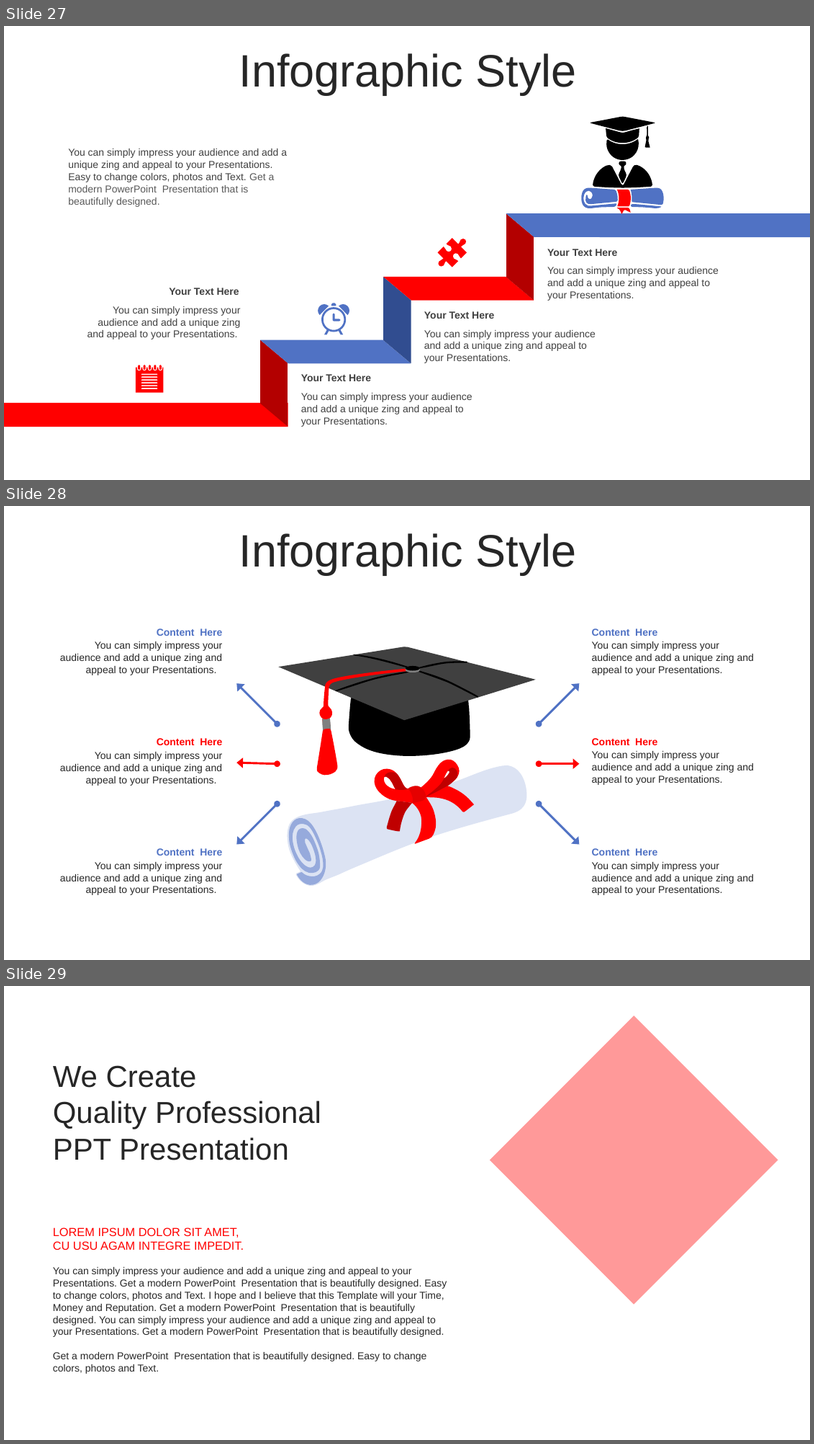
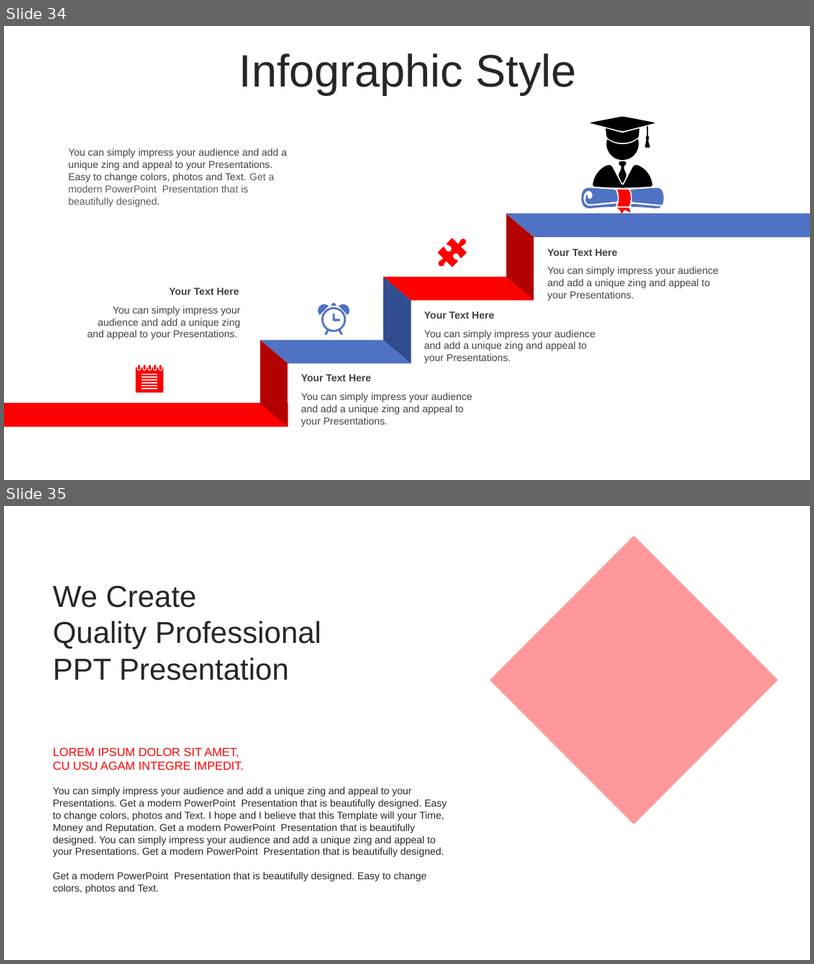
Before and after one commit to WatcharapolxFa/SolveProblemsIn-C-Language, a slide deck: LearnC/C.pptx. Shown one above the other, each under a label of ours: slides 27, 28 and 29 before the commit, slides 34 and 35 after it. The pictures are 814x1444 and 814x964 pixels, drawn with LibreOffice and Linux fonts; fonts in the diff are those of the drawing. Boxes give left, top, right and bottom in pixels: in the first picture for what was removed or moved away, otherwise in the second. Text is boxed around its words. In the diff, an @@ line names an element or a change of style, - is before the commit and + after.

```diff
--- a/LearnC/C.pptx
+++ b/LearnC/C.pptx
@@ slide 28 removed at [4, 506, 810, 960], background #FFFFFF @@
@@ text removed at [239, 533, 577, 575] @@
-Infographic Style
@@ text removed at [157, 628, 222, 636] @@
-Content Here
@@ text removed at [592, 628, 658, 636] @@
-Content Here
@@ text removed at [60, 641, 222, 675] @@
-You can simply impress your audience and add a unique zing and appeal to your Presentations.
@@ text removed at [592, 641, 754, 675] @@
-You can simply impress your audience and add a unique zing and appeal to your Presentations.
@@ group removed at [278, 646, 536, 775]: 10 freeform shapes @@
@@ double arrow removed from (278, 723) to (237, 683) @@
@@ double arrow removed from (540, 723) to (580, 683) @@
@@ text removed at [157, 738, 222, 745] @@
-Content Here
@@ text removed at [592, 738, 658, 745] @@
-Content Here
@@ text removed at [60, 752, 222, 785] @@
-You can simply impress your audience and add a unique zing and appeal to your Presentations.
@@ double arrow removed from (278, 764) to (237, 762) @@
@@ double arrow removed from (540, 764) to (580, 764) @@
@@ text removed at [592, 751, 754, 785] @@
-You can simply impress your audience and add a unique zing and appeal to your Presentations.
@@ group removed at [287, 759, 527, 886]: 9 freeform shapes @@
@@ double arrow removed from (278, 803) to (237, 844) @@
@@ double arrow removed from (540, 803) to (580, 844) @@
@@ text removed at [157, 848, 222, 855] @@
-Content Here
@@ text removed at [592, 848, 658, 855] @@
-Content Here
@@ text removed at [60, 862, 222, 895] @@
-You can simply impress your audience and add a unique zing and appeal to your Presentations.
@@ text removed at [592, 862, 754, 895] @@
-You can simply impress your audience and add a unique zing and appeal to your Presentations.
@@ what was slide 27 is now slide 34 @@
@@ what was slide 29 is now slide 35 @@
```
Also in this commit, not shown: 1 slide changed, 10 slides added, 2 other slides removed, 2 other files.
